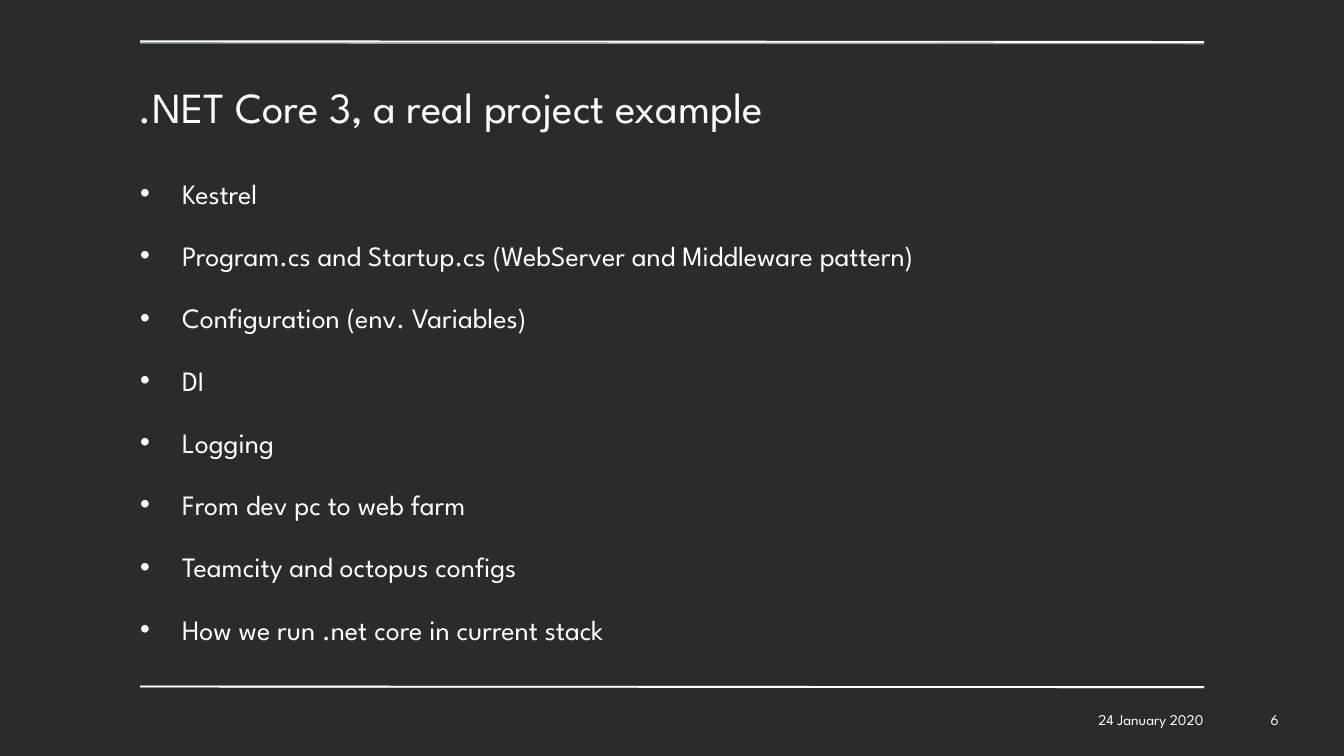
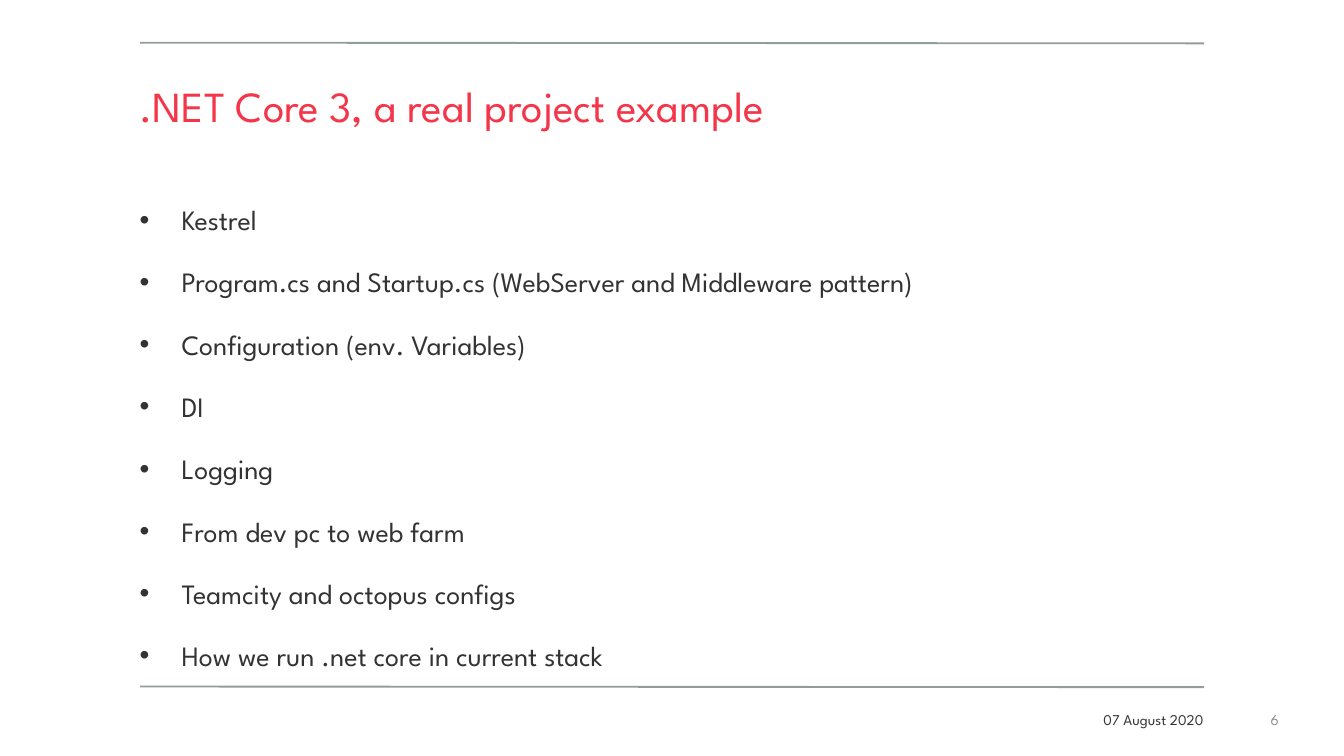
Before and after one commit to overbit/presentations, a slide deck: slide 6 of dotNET Core 3 in a nutshell.pptx. Drawn at 1344x756 pixels with LibreOffice and Linux fonts; fonts in the diff are those of the drawing; background and template pictures are left out; a plain dark background stands for a picture behind light text. Boxes give left, top, right and bottom in pixels: in the first picture for what was removed or moved away, otherwise in the second. Text is boxed around its words. In the diff, an @@ line names an element or a change of style, - is before the commit and + after.

```diff
--- a/dotNET Core 3 in a nutshell.pptx
+++ b/dotNET Core 3 in a nutshell.pptx
@@ background picture (left out) to #FFFFFF @@
@@ line removed from (140, 42) to (1204, 42) @@
@@ title ".NET Core 3, a real ..." at [140,92,764,132]: text colour #FFFFFF to #F4364B @@
@@ text "Kestrel": place and size @@
-text "Kestrel" at [182,184,913,641]
+text "Kestrel" at [182,210,912,667]
@@ text "Kestrel" at [182,210,912,667]: text colour #FFFFFF to #333333 @@
@@ line removed from (140, 687) to (1204, 687) @@
@@ text at [1103,715,1204,729]: text changed; text colour #FFFFFF to #333333 @@
-24 January 2020
+07 August 2020
@@ page number at [1271,715,1279,725]: text colour #FFFFFF to #8C8C8C @@
```
Also in this commit, not shown: 6 other slides changed, 2 other files.
